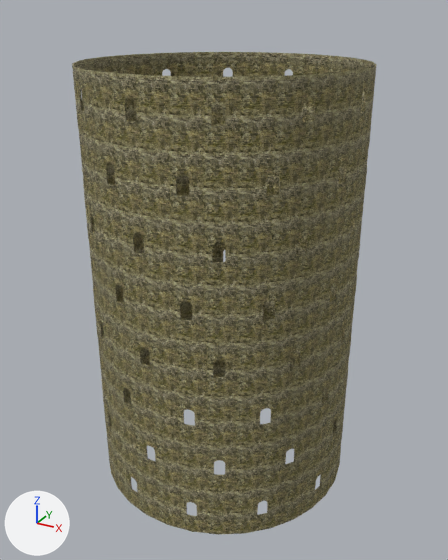
A saved change to the glTF model 3D BaseFramework/Asset/Models/Stage/Wall/Wall.gltf.
Camera for both pictures: a 50 mm lens placed at (21.3, -38.7, 35.3), pointed at (0.2, -0.3, 16.1). Lighting does not change. The marker at lower left points along +X, +Y and +Z. Where no turn or scale is listed for an object, it has been applied to the vertices.

In view in the first picture: '円柱.001', '円柱.002', '円柱.003', '円柱.004', '円柱.005', '円柱.006', '円柱.007', '円柱.008'.
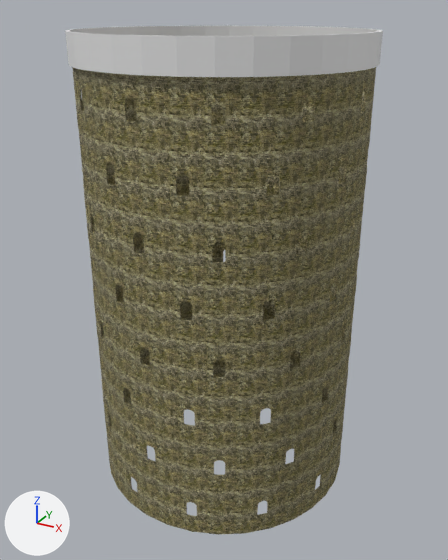
The change, as a diff of the scene's bpy script:
```diff
--- a/3D BaseFramework/Asset/Models/Stage/Wall/Wall.gltf.py
+++ b/3D BaseFramework/Asset/Models/Stage/Wall/Wall.gltf.py
@@ me_円柱_002 @@
+me_円柱_002.from_pydata(...)  # 128 vertices, 256 faces; spans x -10.2..10.2, y -10.2..10.2, z -1.0..1.0
@@ ob_col01 @@
+ob_col01 = bpy.data.objects.new('COL01', me_円柱_002)
+ob_col01.location = (0.0, 0.0, 32.99)
```

Pixel boxes [x1, y1, x2, y2] of what changed, in the pictures (448 x 560 px):
'COL01', added
    after: [65, 25, 383, 77]
